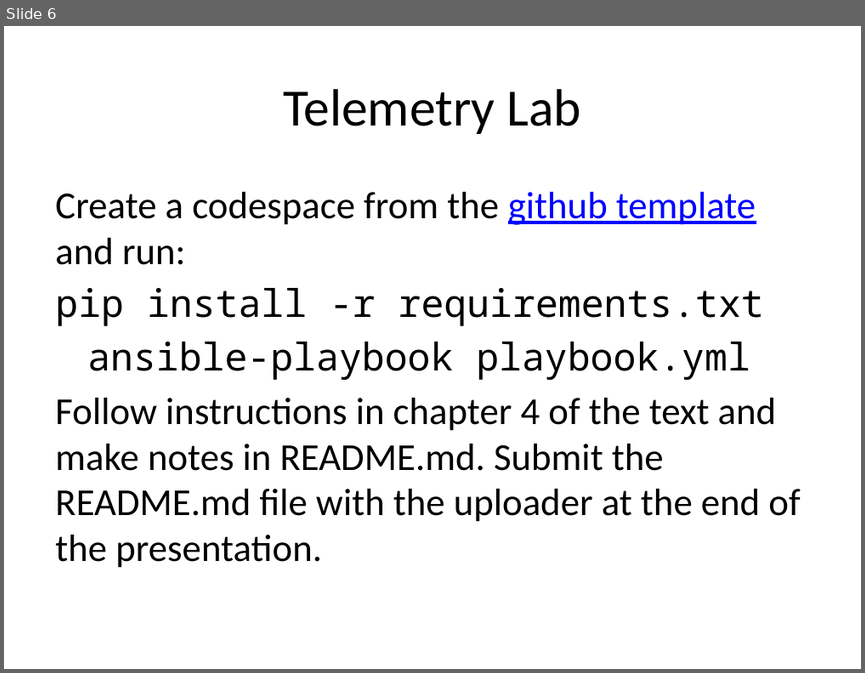
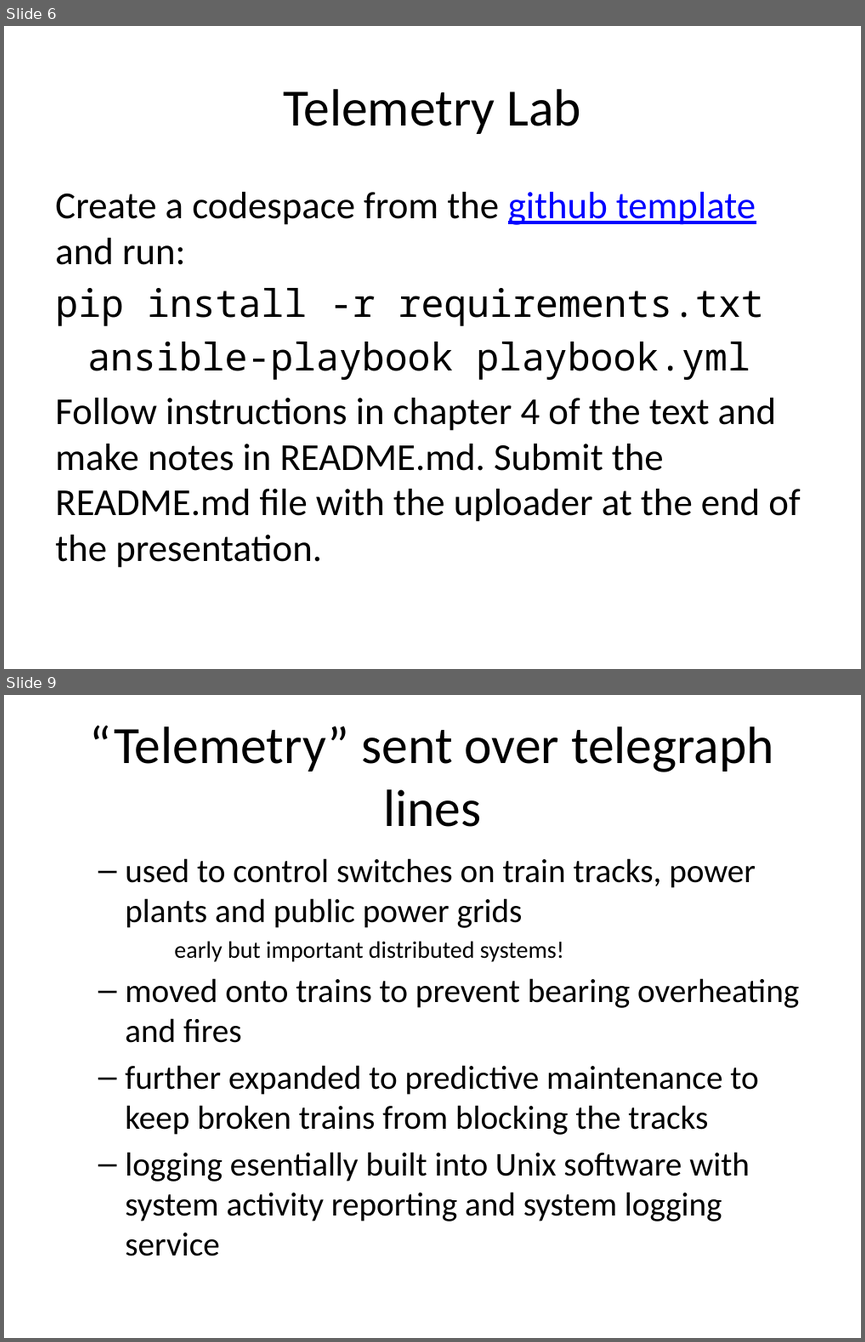
Before and after one commit to rhildred/INFO8985, a slide deck: telemetry/slides.pptx. Shown one above the other, each under a label of ours: slide 6 before the commit, slides 6 and 9 after it; the slides between them are not shown. The pictures are 865x673 and 865x1342 pixels, drawn with LibreOffice and Linux fonts; fonts in the diff are those of the drawing. Boxes give left, top, right and bottom in pixels: in the first picture for what was removed or moved away, otherwise in the second. Text is boxed around its words. In the diff, an @@ line names an element or a change of style, - is before the commit and + after.

```diff
--- a/telemetry/slides.pptx
+++ b/telemetry/slides.pptx
@@ slide 9 added at (4, 695, 861, 1338), background #FFFFFF @@
@@ title added at (90, 725, 774, 827), 44 pt, text #000000 @@
+“Telemetry” sent over telegraph lines
@@ text added at (125, 858, 799, 1256), 28 pt, text #000000 @@
+  – used to control switches on train tracks, power plants and public power grids
+early but important distributed systems!
+  – moved onto trains to prevent bearing overheating and fires
+  – further expanded to predictive maintenance to keep broken trains from blocking the tracks
+  – logging esentially built into Unix software with system activity reporting and system logging service
```
Also in this commit, not shown: 13 other slides added, 17 other files.
